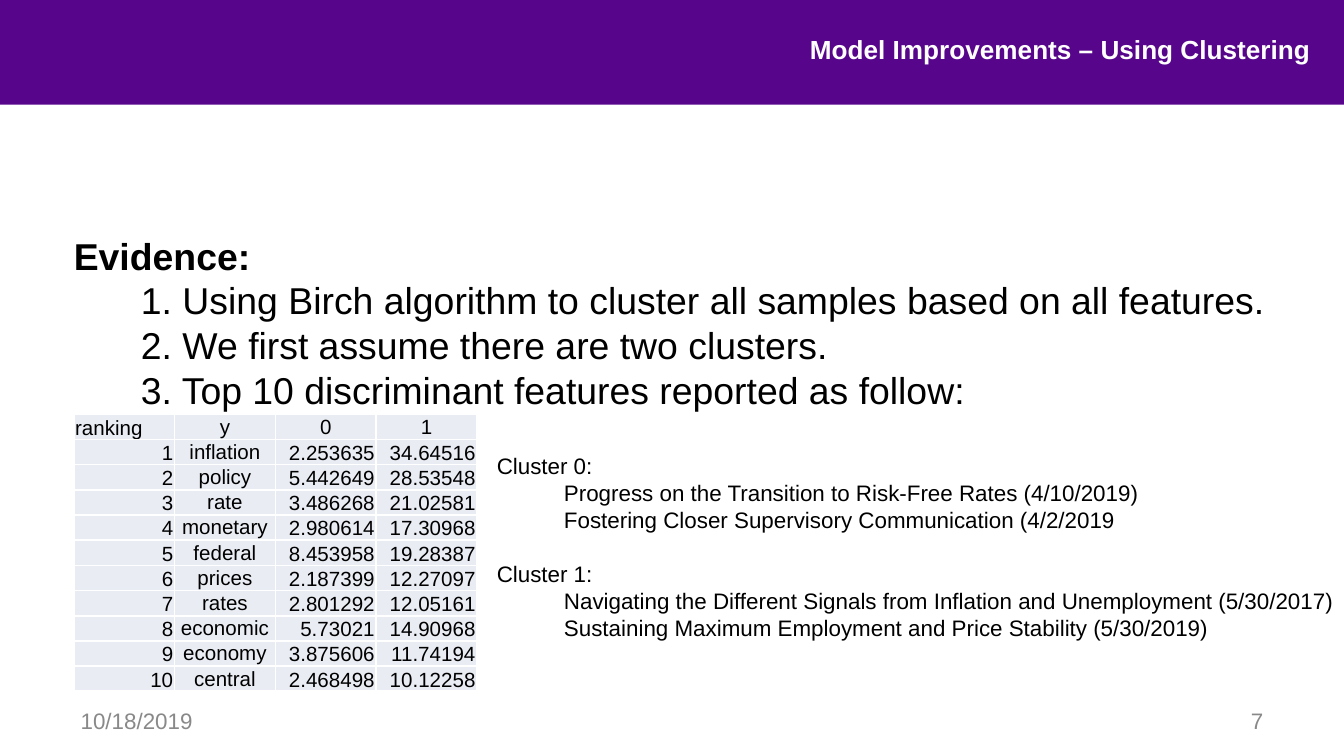
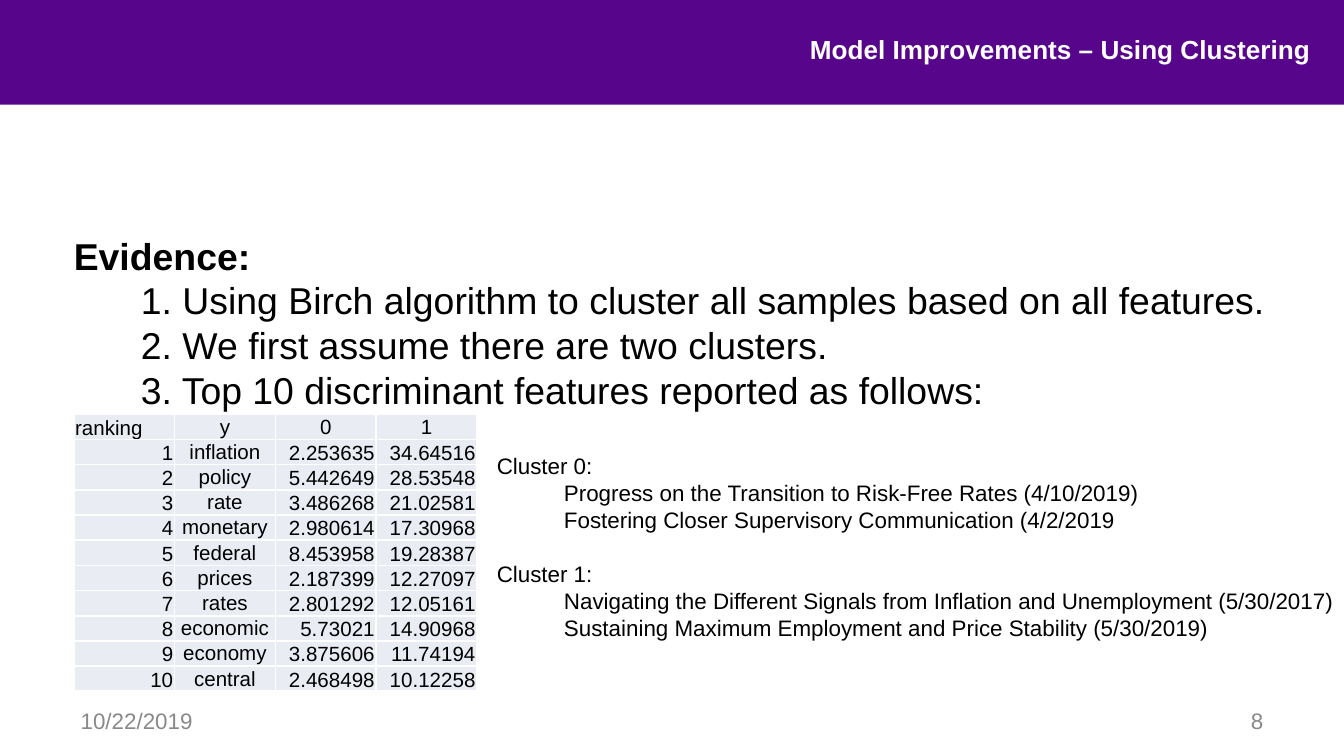
Before and after one commit to hhy845914111/NLP-Project, a slide deck: slide 8 of final_pre.pptx (slide 7 before the commit). Drawn at 1344x756 pixels with LibreOffice and Linux fonts; fonts in the diff are those of the drawing; background and template pictures are left out. Boxes give left, top, right and bottom in pixels: in the first picture for what was removed or moved away, otherwise in the second. Text is boxed around its words. In the diff, an @@ line names an element or a change of style, - is before the commit and + after.

```diff
--- a/final_pre.pptx
+++ b/final_pre.pptx
@@ text at bbox=[141, 377, 984, 412]: text changed @@
-3. Top 10 discriminant features reported as follow:
+3. Top 10 discriminant features reported as follows:
@@ text at bbox=[81, 713, 193, 729]: text changed @@
-10/18/2019
+10/22/2019
@@ page number at bbox=[1251, 713, 1263, 729]: text changed @@
-7
+8
```
Also in this commit, not shown: 13 other slides changed, 3 slides added, 6 other files.
